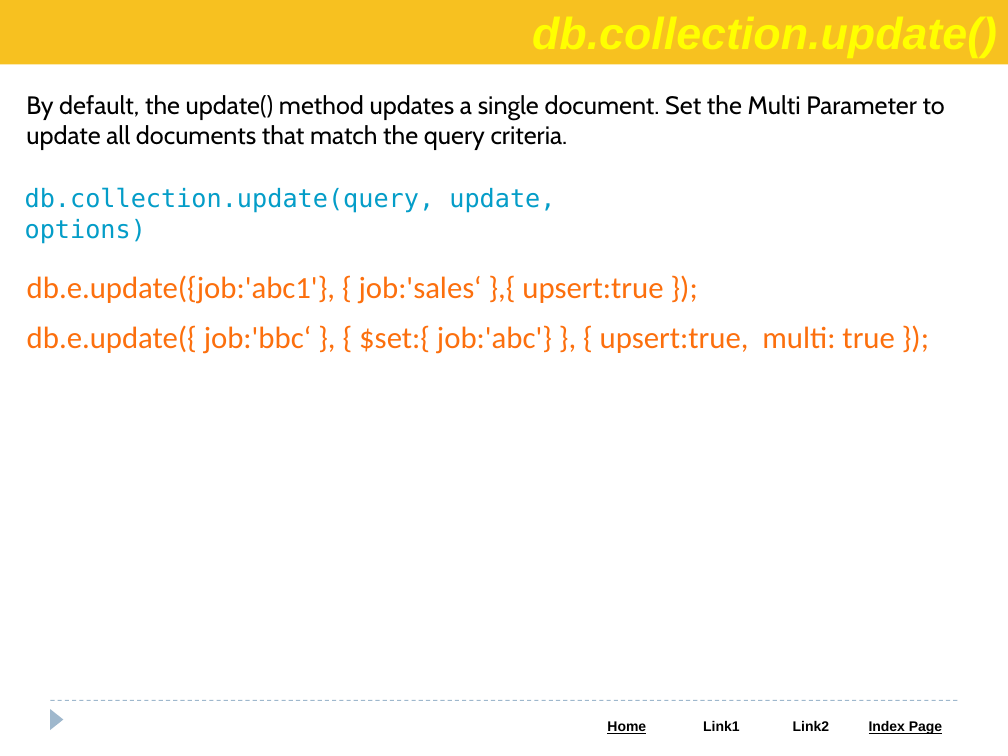
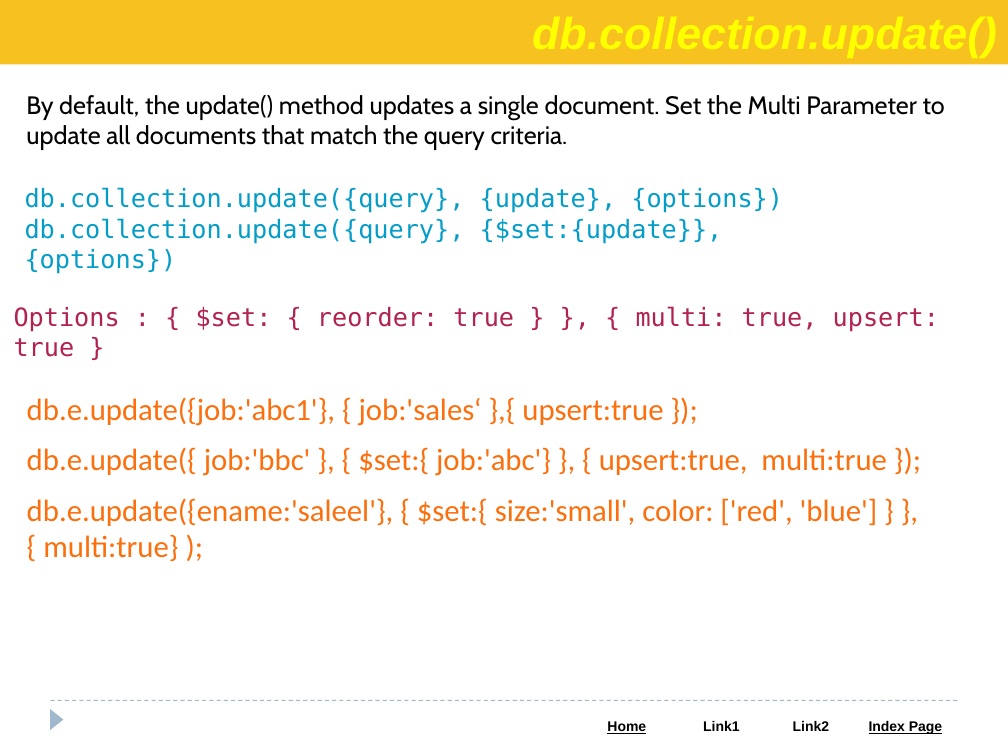
Before and after one commit to Saleel-Bagde/PPT-s, a slide deck: slide 62 of MongoDB PPT.pptx. Drawn at 1008x756 pixels with LibreOffice and Linux fonts; fonts in the diff are those of the drawing. Boxes give left, top, right and bottom in pixels: in the first picture for what was removed or moved away, otherwise in the second. Text is boxed around its words. In the diff, an @@ line names an element or a change of style, - is before the commit and + after.

```diff
--- a/MongoDB PPT.pptx
+++ b/MongoDB PPT.pptx
@@ text at [25, 187, 783, 244]: text changed @@
-db.collection.update(query, update, options)
+db.collection.update({query}, {update}, {options})
+db.collection.update({query}, {$set:{update}}, {options})
@@ text added at [14, 306, 939, 357], 18 pt, text #B22251 @@
+Options : { $set: { reorder: true } }, { multi: true, upsert: true }
@@ text "db.e.update({job:'abc1'}, { job:'sales‘ },{ upsert:true ...": place and size @@
-text "db.e.update({job:'abc1'}, { job:'sales‘ },{ upsert:true ..." at [27, 275, 894, 354]
+text "db.e.update({job:'abc1'}, { job:'sales‘ },{ upsert:true ..." at [27, 397, 887, 562]
@@ text at [27, 447, 887, 562]: text changed @@
-db.e.update({ job:'bbc‘ }, { $set:{ job:'abc'} }, { upsert:true, multi: true });
+db.e.update({ job:'bbc' }, { $set:{ job:'abc'} }, { upsert:true, multi:true });
+db.e.update({ename:'saleel'}, { $set:{ size:'small', color: ['red', 'blue'] } }, { multi:true} );
```
Also in this commit, not shown: 2 slides added.
